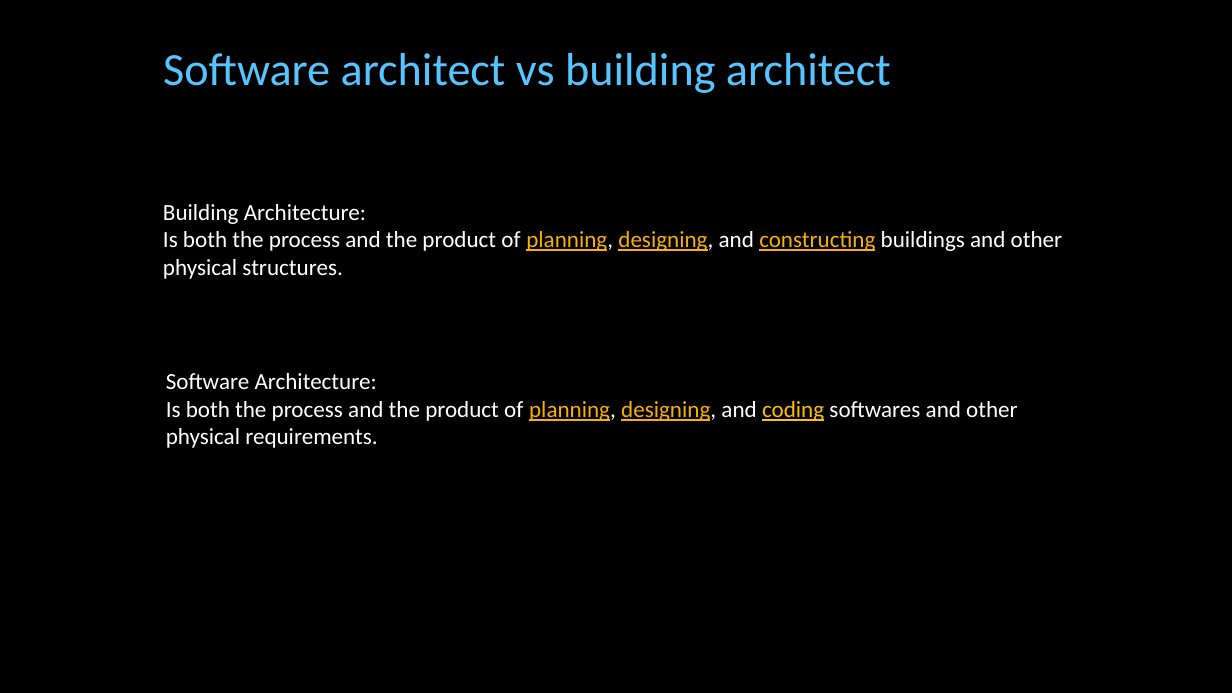
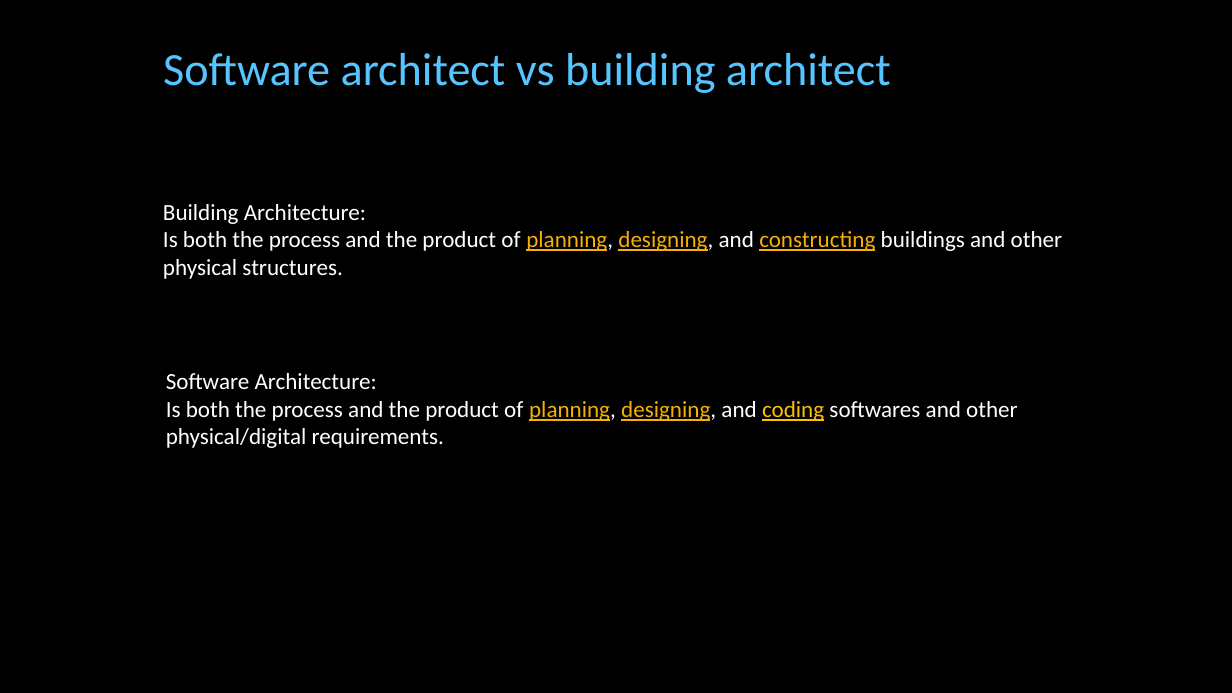
Before and after one commit to cfclick/CFSummit2016, a slide deck: slide 12 of powerpoint/architect/Architectural Perspective for ColdFusion Applications.pptx (slide 8 before the commit). Drawn at 1232x693 pixels with LibreOffice and Linux fonts; fonts in the diff are those of the drawing; background and template pictures are left out. Boxes give left, top, right and bottom in pixels: in the first picture for what was removed or moved away, otherwise in the second. Text is boxed around its words. In the diff, an @@ line names an element or a change of style, - is before the commit and + after.

```diff
--- a/powerpoint/architect/Architectural Perspective for ColdFusion Applications.pptx
+++ b/powerpoint/architect/Architectural Perspective for ColdFusion Applications.pptx
@@ text at (x1=166, y1=373, x2=1018, y2=448): text changed @@
-Software Architecture:
-Is both the process and the product of planning, designing, and coding softwares and other physical requirements.
+Software Architecture:
+Is both the process and the product of planning, designing, and coding softwares and other physical/digital requirements.
```
Also in this commit, not shown: 13 other slides changed, 6 slides added, 3 slides removed, 9 other files.
